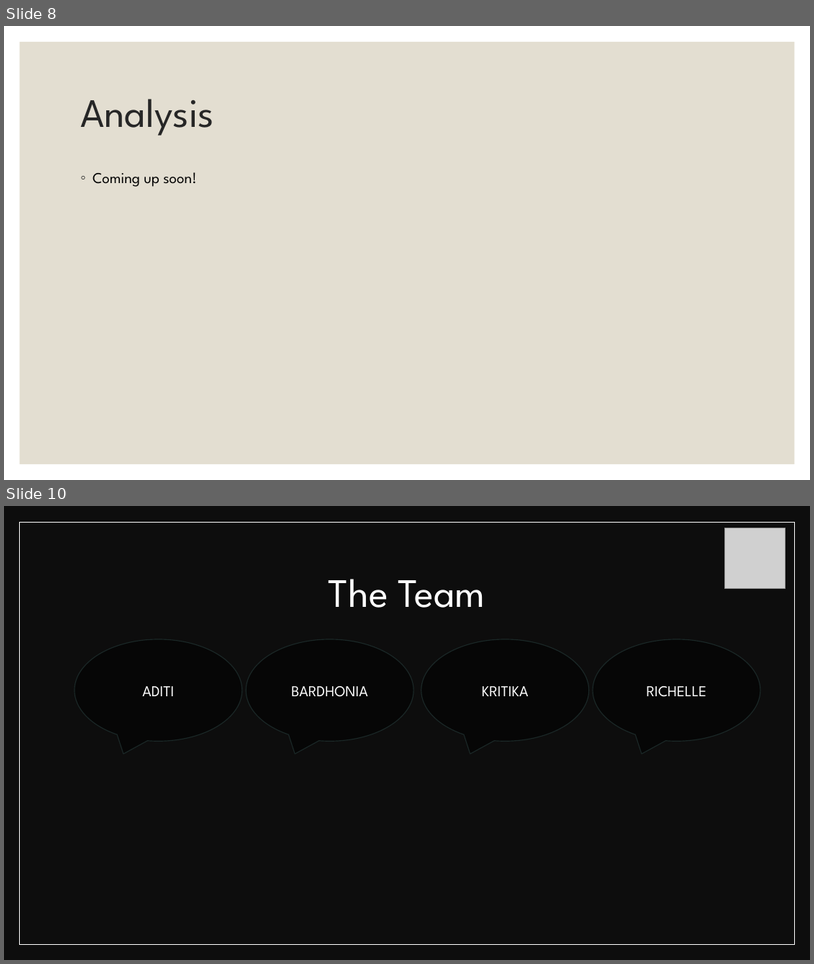
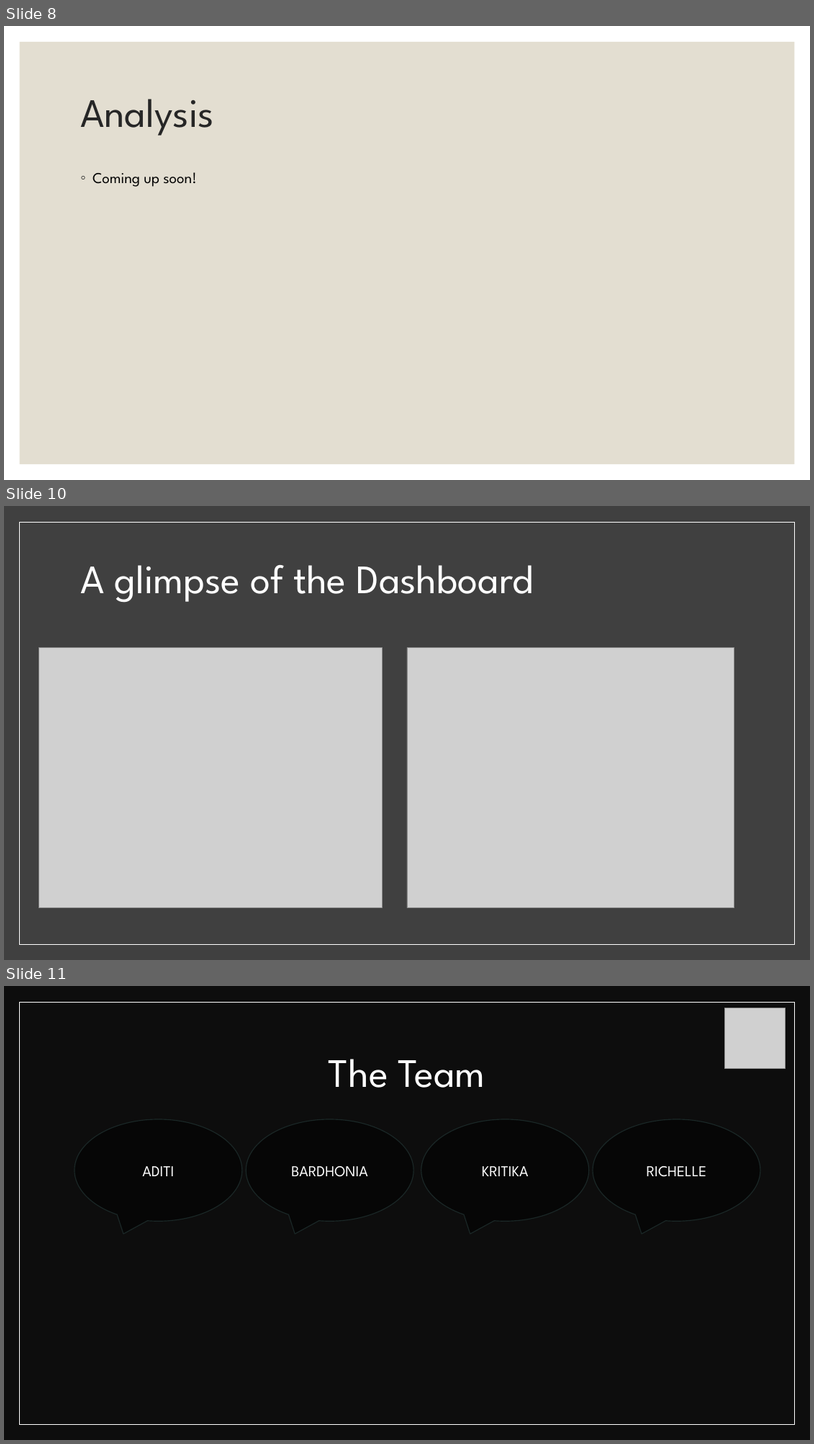
Before and after one commit to barharding/Crash-Detectives, a slide deck: Crash_Dectectives.pptx. Shown one above the other, each under a label of ours: slides 8 and 10 before the commit, slides 8, 10 and 11 after it; the slides between them are not shown. The pictures are 814x964 and 814x1444 pixels, drawn with LibreOffice and Linux fonts; fonts in the diff are those of the drawing; grey boxes stand for pictures; background and template pictures are left out. Boxes give left, top, right and bottom in pixels: in the first picture for what was removed or moved away, otherwise in the second. Text is boxed around its words. In the diff, an @@ line names an element or a change of style, - is before the commit and + after.

Commit message:
Added dashboard slide in ppt

```diff
--- a/Crash_Dectectives.pptx
+++ b/Crash_Dectectives.pptx
@@ slide 10 added at (4,506,810,960), background picture (left out) @@
@@ rectangle added at (4,506,810,960), fill #404040 @@
@@ rectangle added at (20,522,795,944), outline #FFFFFF 0.5 pt @@
@@ title added at (80,565,534,602), 48 pt, text #FFFFFF @@
+A glimpse of the Dashboard
@@ picture added at (39,648,382,908) @@
@@ picture added at (407,648,736,908) @@
@@ what was slide 10 is now slide 11 @@
```
Also in this commit, not shown: 1 slide changed, 1 other slide added.
